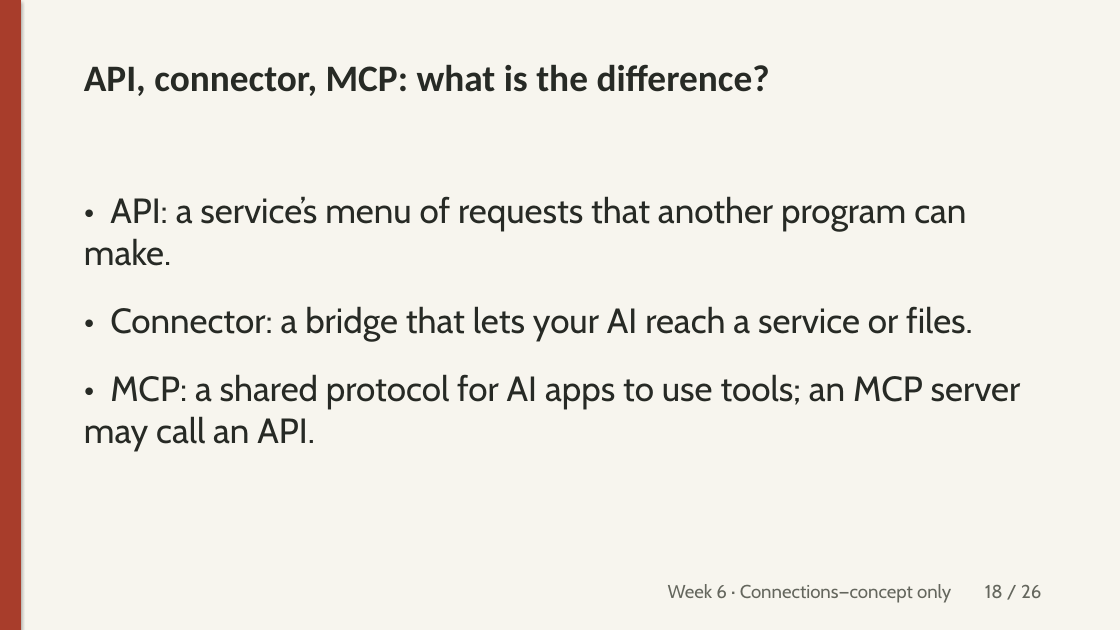
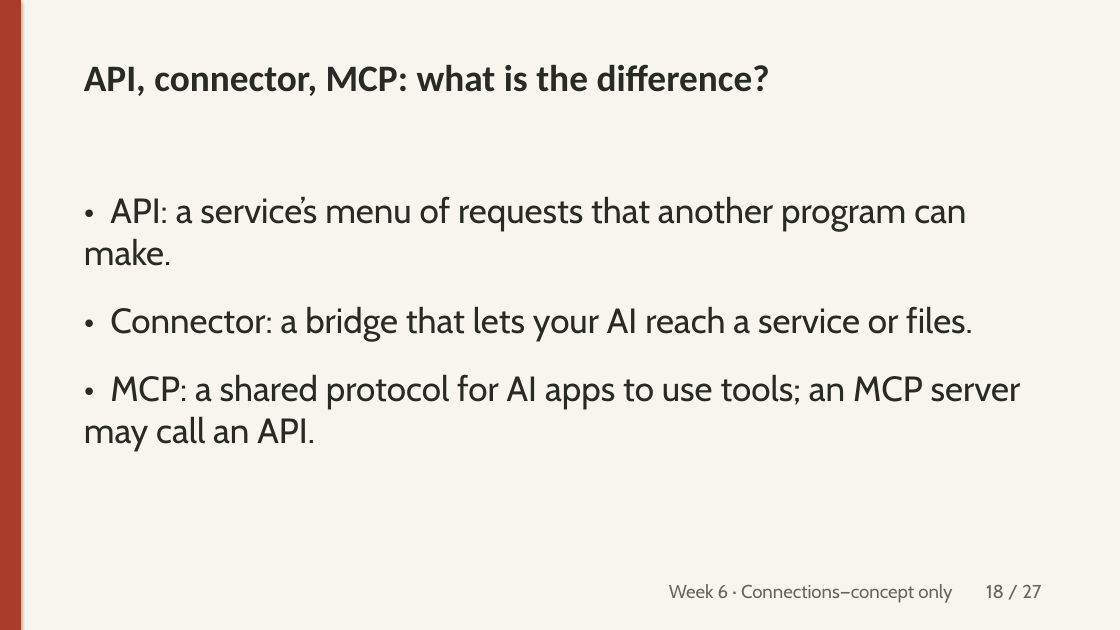
Before and after one commit to unforcedagi/learn-vibe-build-deck, a slide deck: slide 18 of lessons/week-6/_src/week6-lecture.pptx. Drawn at 1120x630 pixels with LibreOffice and Linux fonts; fonts in the diff are those of the drawing. Boxes give left, top, right and bottom in pixels: in the first picture for what was removed or moved away, otherwise in the second. Text is boxed around its words. In the diff, an @@ line names an element or a change of style, - is before the commit and + after.

Commit message:
Week 6: one-page learning reflection replaces required build; persistent peer pods, optional link, Canvas draft only (#13)

```diff
--- a/lessons/week-6/_src/week6-lecture.pptx
+++ b/lessons/week-6/_src/week6-lecture.pptx
@@ text at (669, 584, 1041, 603): text changed @@
-Week 6 · Connections—concept only 18 / 26
+Week 6 · Connections—concept only 18 / 27
```
Also in this commit, not shown: 25 other slides changed, 1 slide added, 15 other files.
